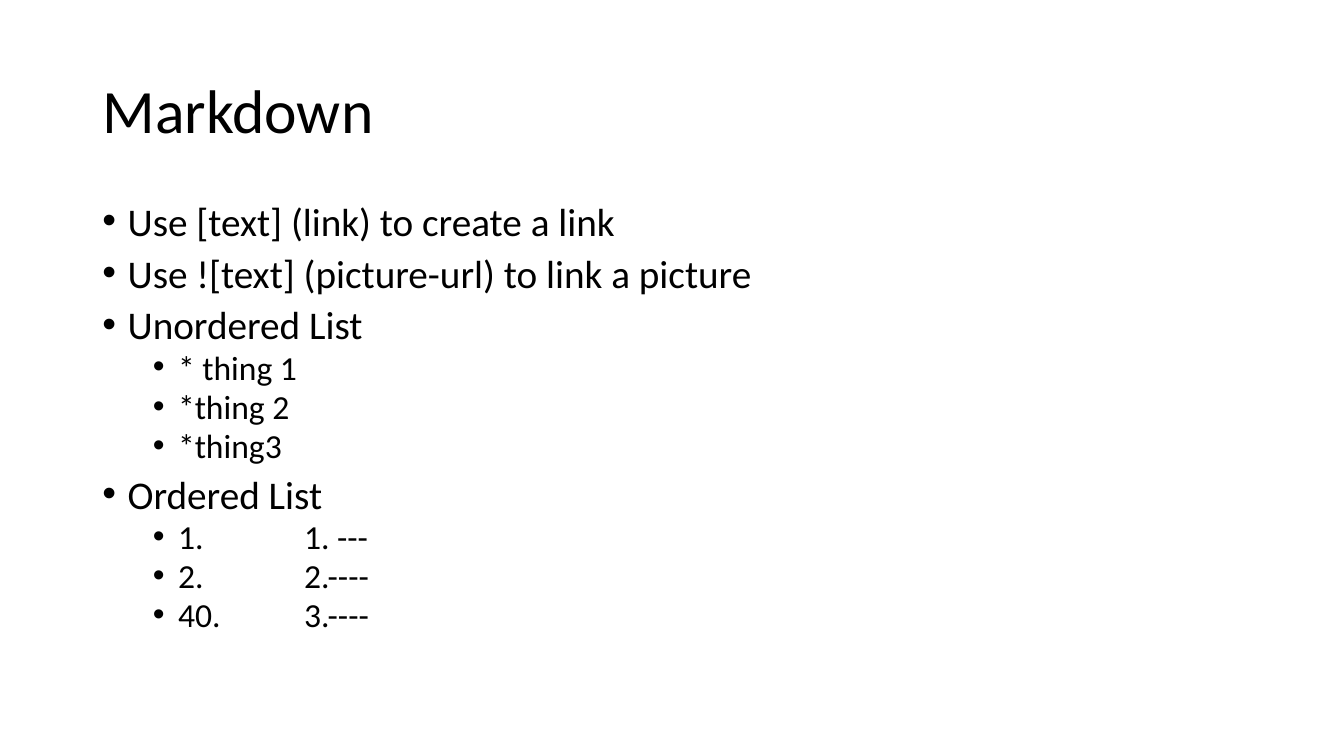
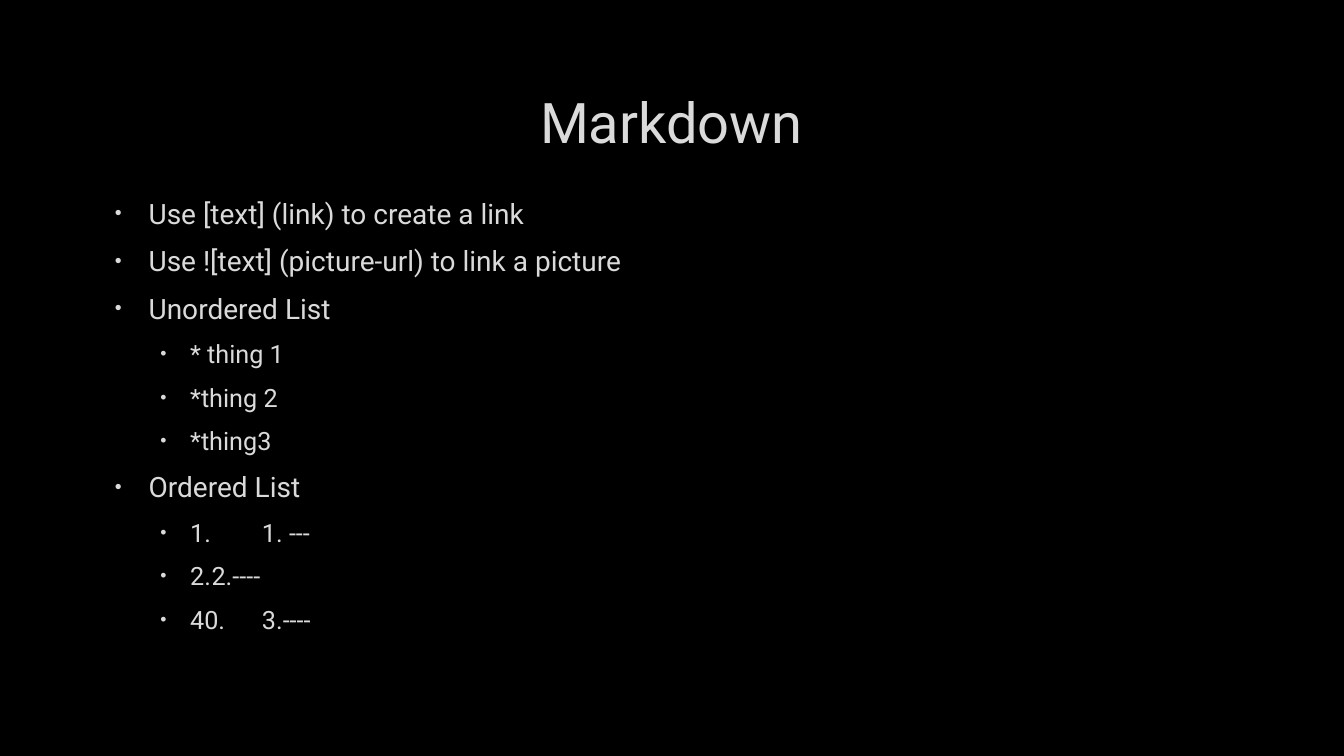
Before and after one commit to HyderickCSarrell/CS488_APIDOCPRESENTATION, a slide deck: slide 5 of APIDocPresentation.pptx. Drawn at 1344x756 pixels with LibreOffice and Linux fonts; fonts in the diff are those of the drawing; background and template pictures are left out. Boxes give left, top, right and bottom in pixels: in the first picture for what was removed or moved away, otherwise in the second. Text is boxed around its words. In the diff, an @@ line names an element or a change of style, - is before the commit and + after.

```diff
--- a/APIDocPresentation.pptx
+++ b/APIDocPresentation.pptx
@@ background #FFFFFF to picture (left out) @@
@@ title "Markdown": place and size @@
-title "Markdown" at box(102, 90, 373, 134)
+title "Markdown" at box(540, 101, 802, 144)
@@ title "Markdown" at box(540, 101, 802, 144): size 44 to 40 pt, font Calibri to Roboto, text colour #000000 to #DADADA, letter outline none to #404040 0.75 pt; alignment left to centre; line spacing 0.9 to 1 @@
@@ text "Use [text] (link) to create ...": place and size @@
-text "Use [text] (link) to create ..." at box(128, 207, 751, 628)
+text "Use [text] (link) to create ..." at box(149, 201, 621, 630)
@@ text "Use [text] (link) to create ..." at box(149, 201, 621, 630): size 28 to 20 pt in "Use [text] (link) to create a link", "Use ![text] (picture-url) to link a picture", "Unordered List", "Ordered List"; font Calibri to Roboto, text colour #000000 to #DADADA, letter outline none to #404040 0.75 pt; size 24 to 18 pt in "* thing 1", "*thing 2", "*thing3", "1. 1. ---" and 2 more places; indent changed; line spacing 0.8 to 1; more space between paragraphs @@
```
Also in this commit, not shown: 6 other slides changed, 6 slides added.
